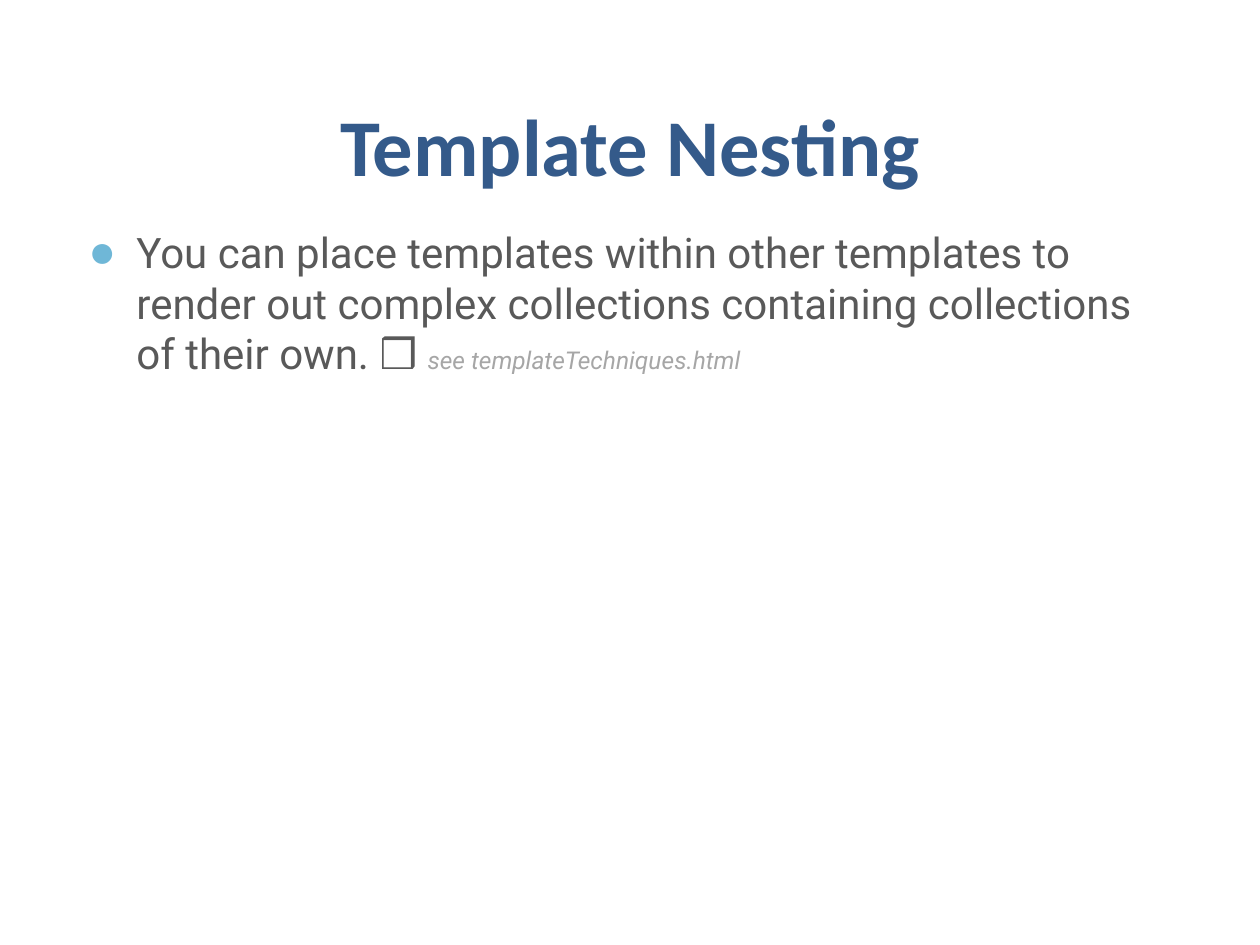
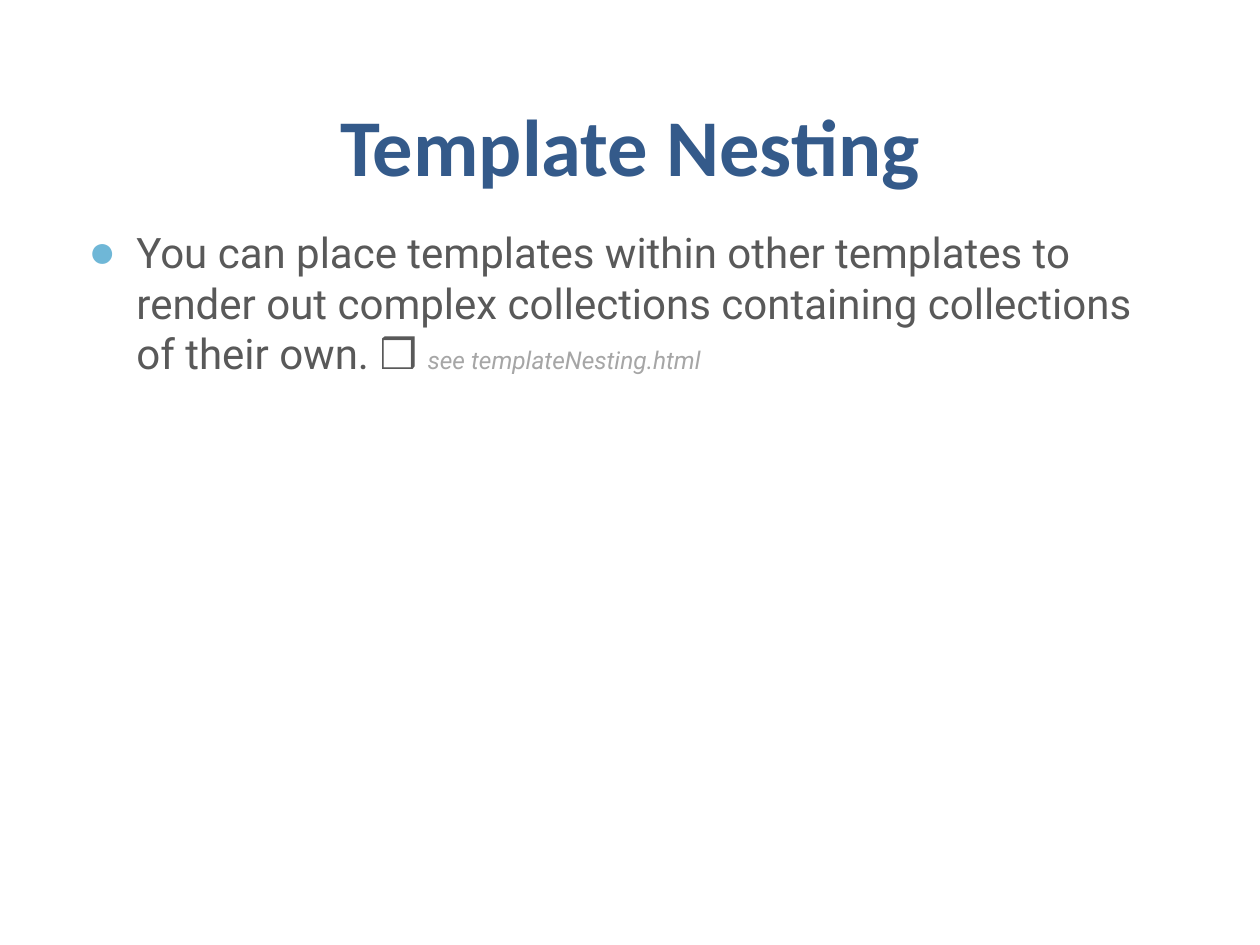
Before and after one commit to samnau/knockout-templating, a slide deck: slide 11 of Knockout Templating - slides.pptx. Drawn at 1260x945 pixels with LibreOffice and Linux fonts; fonts in the diff are those of the drawing; background and template pictures are left out. Boxes give left, top, right and bottom in pixels: in the first picture for what was removed or moved away, otherwise in the second. Text is boxed around its words. In the diff, an @@ line names an element or a change of style, - is before the commit and + after.

```diff
--- a/Knockout Templating - slides.pptx
+++ b/Knockout Templating - slides.pptx
@@ text at [136,236,1131,374]: text changed @@
-● You can place templates within other templates to render out complex collections containing collections of their own. ❒ see templateTechniques.html
+● You can place templates within other templates to render out complex collections containing collections of their own. ❒ see templateNesting.html
```
Also in this commit, not shown: 3 other slides changed, 8 other files.
